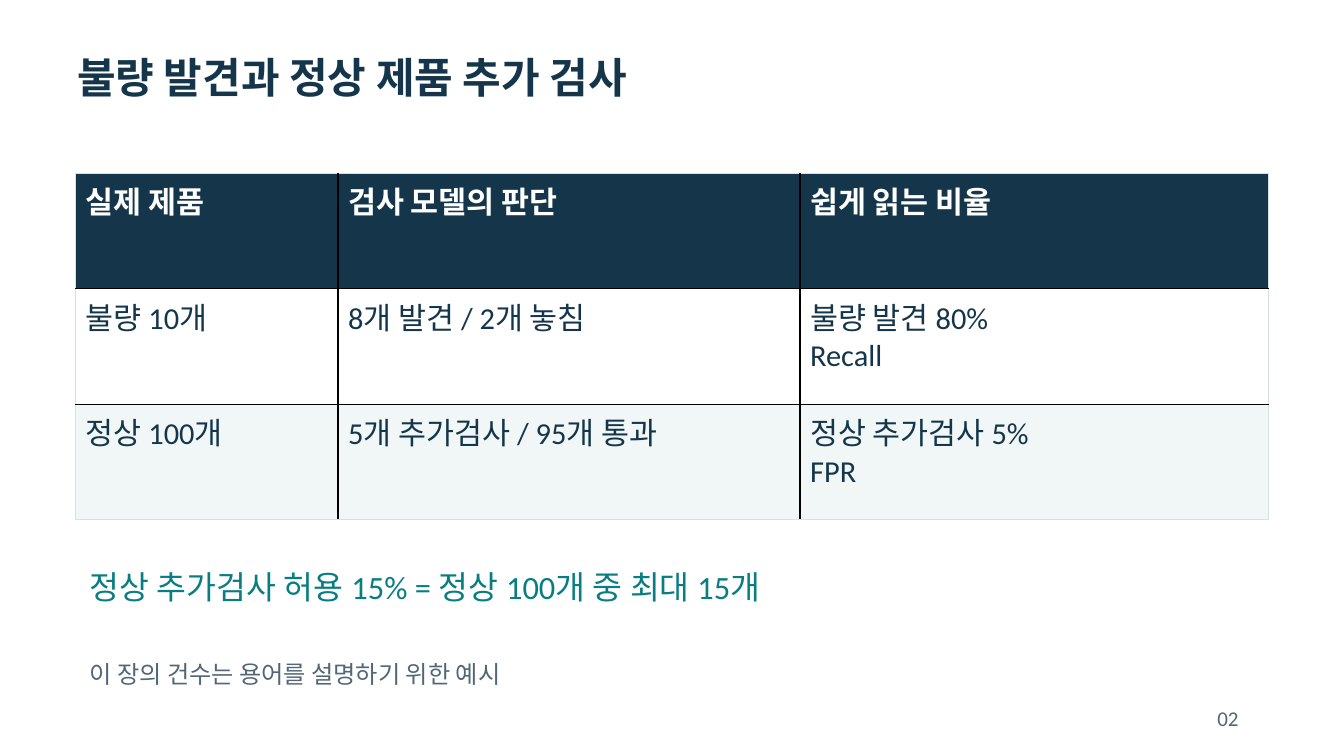
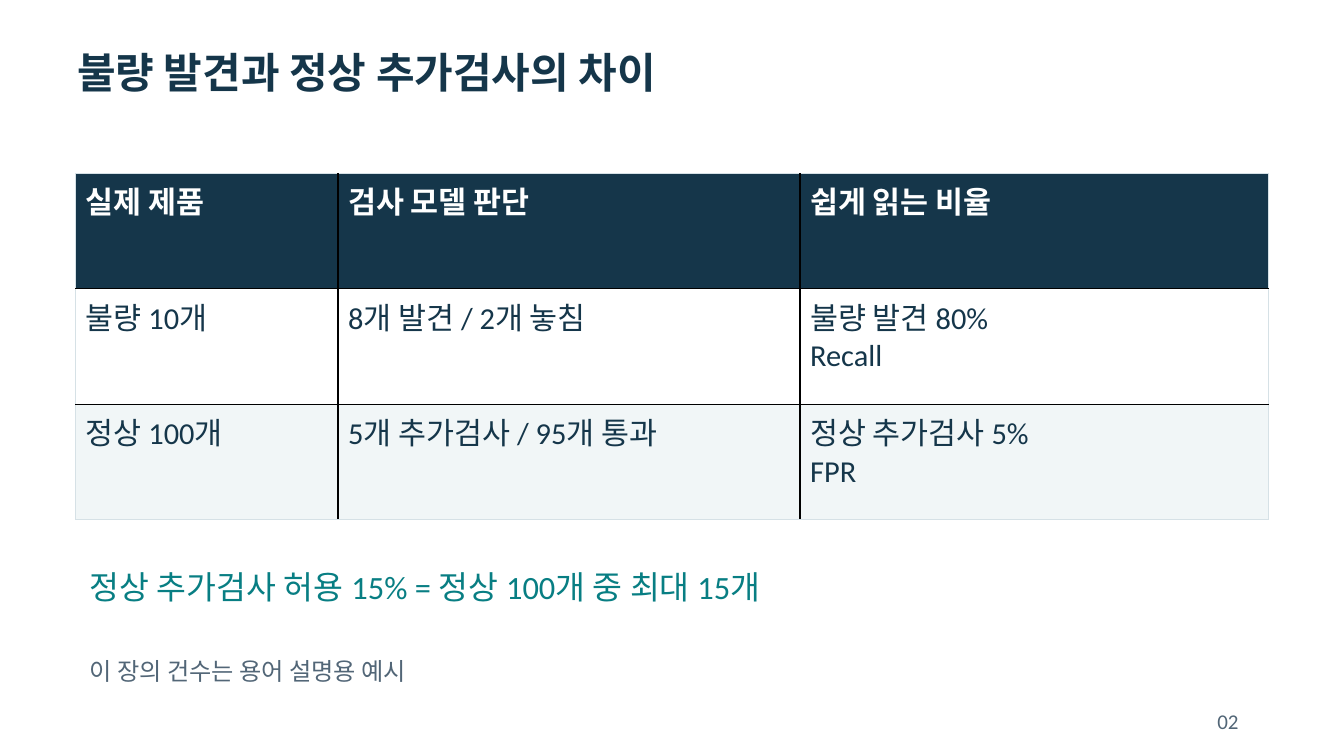
Before and after one commit to dragonchan95/Semiconductor-AI-Agent, a slide deck: slide 2 of docs/G045_Semiconductor_Agent.pptx. Drawn at 1344x756 pixels with LibreOffice and Linux fonts; fonts in the diff are those of the drawing. Boxes give left, top, right and bottom in pixels: in the first picture for what was removed or moved away, otherwise in the second. Text is boxed around its words. In the diff, an @@ line names an element or a change of style, - is before the commit and + after.

```diff
--- a/docs/G045_Semiconductor_Agent.pptx
+++ b/docs/G045_Semiconductor_Agent.pptx
@@ text at bbox=[77, 52, 656, 92]: text changed @@
-불량 발견과 정상 제품 추가 검사
+불량 발견과 정상 추가검사의 차이
@@ table at bbox=[76, 173, 1268, 520] @@
-row 1, column 2: 검사 모델의 판단
+row 1, column 2: 검사 모델 판단
@@ text at bbox=[90, 660, 406, 682]: text changed @@
-이 장의 건수는 용어를 설명하기 위한 예시
+이 장의 건수는 용어 설명용 예시
```
Also in this commit, not shown: 8 other slides changed, 5 slides added, 2 slides removed, 40 other files.
